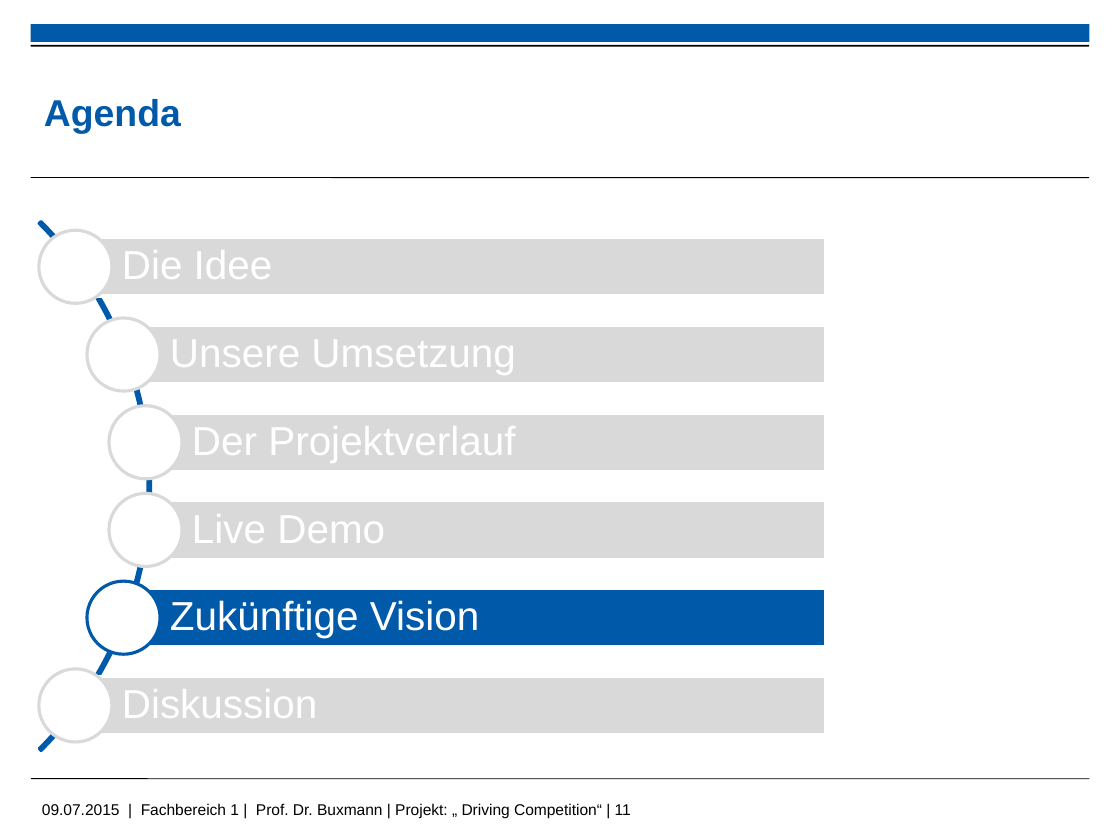
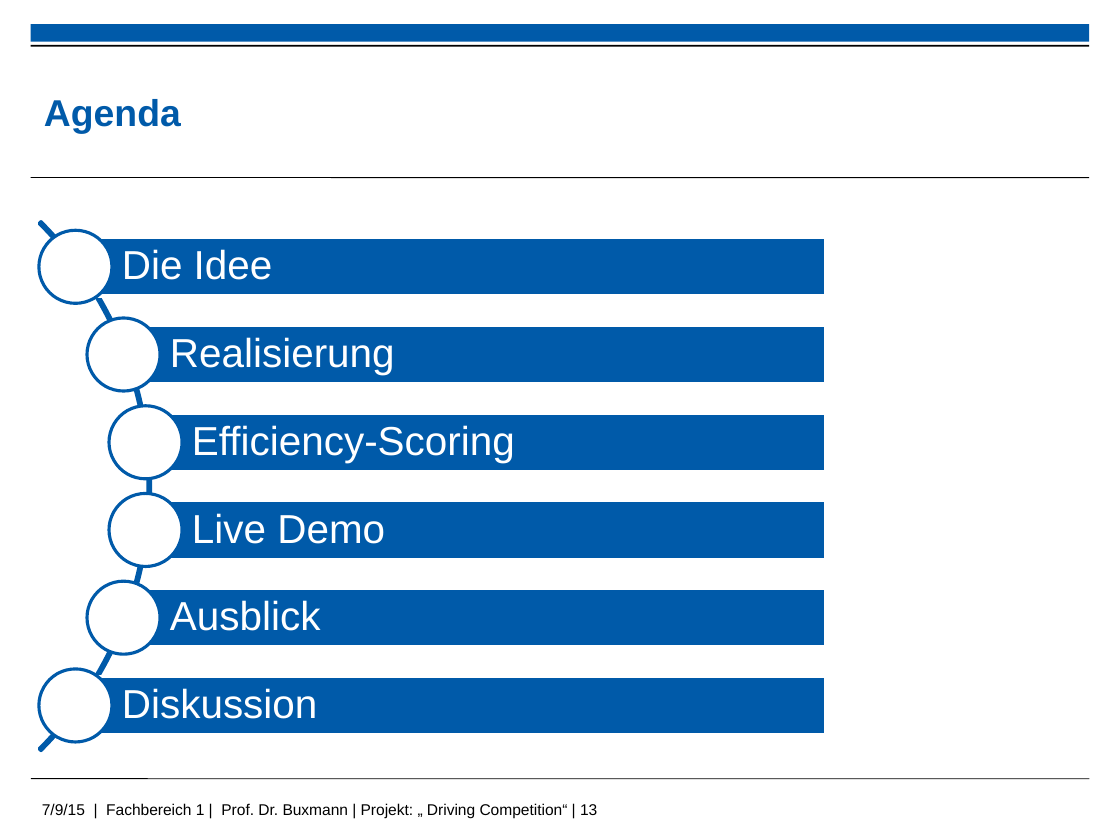
Before and after one commit to kolhagen/drivingcompetition, a slide deck: slide 13 of Big Data - Driving Compitiion.pptx (slide 11 before the commit). Drawn at 1120x840 pixels with LibreOffice and Linux fonts; fonts in the diff are those of the drawing; background and template pictures are left out. Boxes give left, top, right and bottom in pixels: in the first picture for what was removed or moved away, otherwise in the second. Text is boxed around its words. In the diff, an @@ line names an element or a change of style, - is before the commit and + after.

Commit message:
Update presentation

```diff
--- a/Big Data - Driving Compitiion.pptx
+++ b/Big Data - Driving Compitiion.pptx
@@ arch (boxed as its full ring) at [0, 112, 151, 840]: fill none to #005AA9; outline #005AA9 2 pt to #005AA9 2.01 pt @@
@@ rectangle "Realisierung" at [123, 325, 825, 383]: fill #D9D9D9 to #005AA9; outline #FFFFFF 2 pt to #FFFFFF 2.01 pt @@
@@ text in rectangle at [170, 337, 395, 375]: text added @@
+Realisierung
@@ rectangle "Efficiency-Scoring" at [146, 413, 825, 472]: fill #D9D9D9 to #005AA9; outline #FFFFFF 2 pt to #FFFFFF 2.01 pt @@
@@ text in rectangle at [192, 425, 515, 463]: text added @@
+Efficiency-Scoring
@@ rectangle "Ausblick" at [123, 588, 825, 646]: outline #FFFFFF 2 pt to #FFFFFF 2.01 pt @@
@@ text in rectangle at [170, 600, 321, 631]: text added @@
+Ausblick
@@ outline #D9D9D9 2 pt to #005AA9 2.01 pt in 5 elements at [39, 231, 112, 304], [87, 318, 160, 391], [109, 405, 181, 478], [109, 494, 181, 567], [39, 669, 112, 741] @@
@@ 3 rectangles: place and size @@
-3 rectangles at [122, 243, 385, 727]
+3 rectangles at [75, 237, 825, 735]
@@ less space between paragraphs; fill none to #005AA9; outline none to #FFFFFF 2.01 pt in 3 elements at [75, 237, 825, 296], [146, 501, 825, 559], [75, 676, 825, 735] @@
@@ group removed at [75, 237, 825, 735]: 3 rectangles, 3 texts @@
-Unsere Umsetzung
-Der Projektverlauf
-Zukünftige Vision
@@ text at [42, 803, 597, 819]: text changed @@
-09.07.2015 | Fachbereich 1 | Prof. Dr. Buxmann | Projekt: „ Driving Competition“ | 11
+7/9/15 | Fachbereich 1 | Prof. Dr. Buxmann | Projekt: „ Driving Competition“ | 13
```
Also in this commit, not shown: 12 other slides changed, 4 slides added, 2 slides removed.
